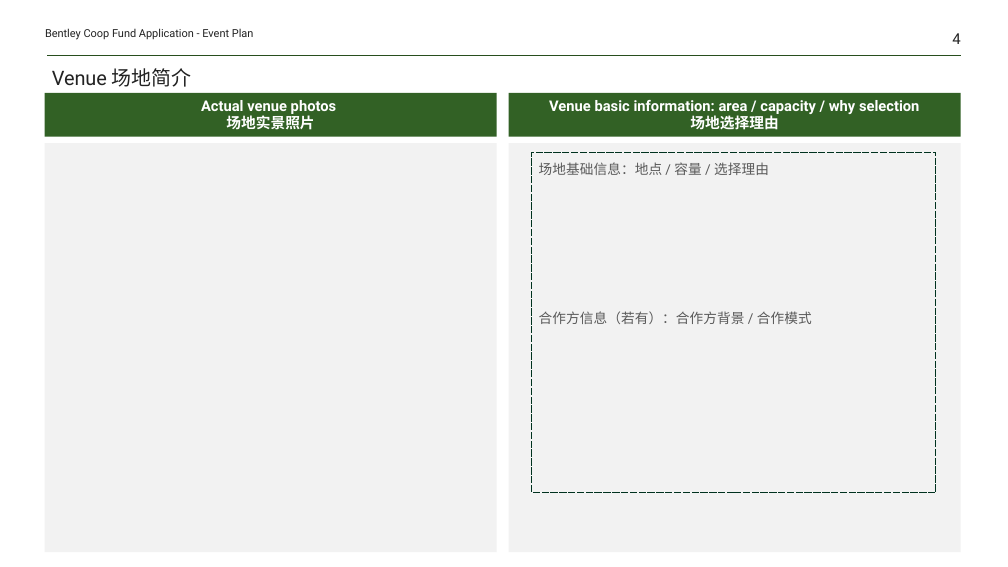
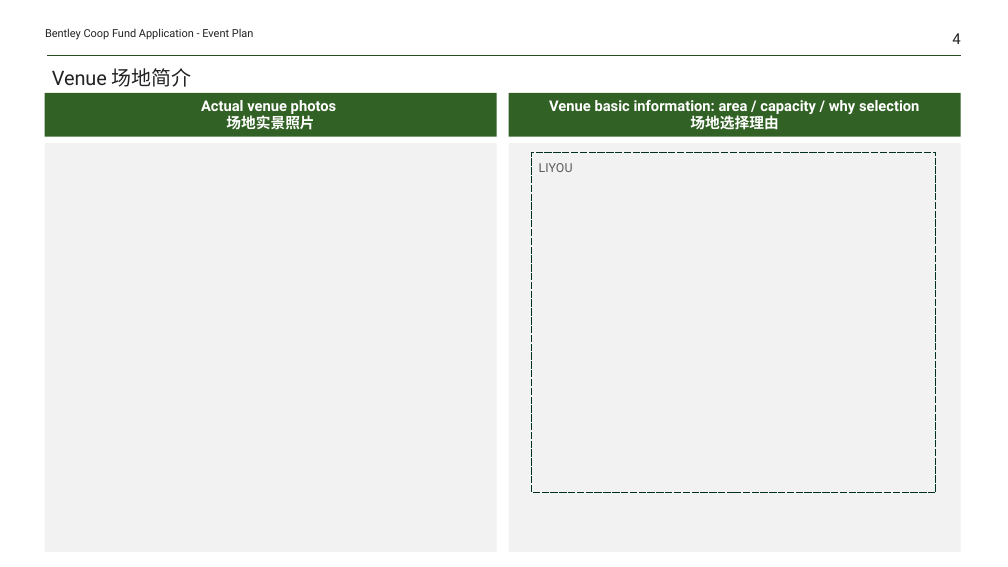
Before and after one commit to Yrtech-Tony/com.yrtech.Bentley.API.Upgrade, a slide deck: slide 4 of com.yrtech.bentleyAPI/com.yrtech.InventoryAPI/template/PlanOffLine.pptx. Drawn at 1008x567 pixels with LibreOffice and Linux fonts; fonts in the diff are those of the drawing. Boxes give left, top, right and bottom in pixels: in the first picture for what was removed or moved away, otherwise in the second. Text is boxed around its words. In the diff, an @@ line names an element or a change of style, - is before the commit and + after.

Commit message:
feat:线上的线索报告,场地理由

```diff
--- a/com.yrtech.bentleyAPI/com.yrtech.InventoryAPI/template/PlanOffLine.pptx
+++ b/com.yrtech.bentleyAPI/com.yrtech.InventoryAPI/template/PlanOffLine.pptx
@@ text in rectangle at bbox=[539, 163, 573, 172]: text changed; size 13.1 to 11.9 pt @@
-场地基础信息：地点 / 容量 / 选择理由
-合作方信息（若有）：合作方背景 / 合作模式
+LIYOU
```
Also in this commit, not shown: 2 other files.
